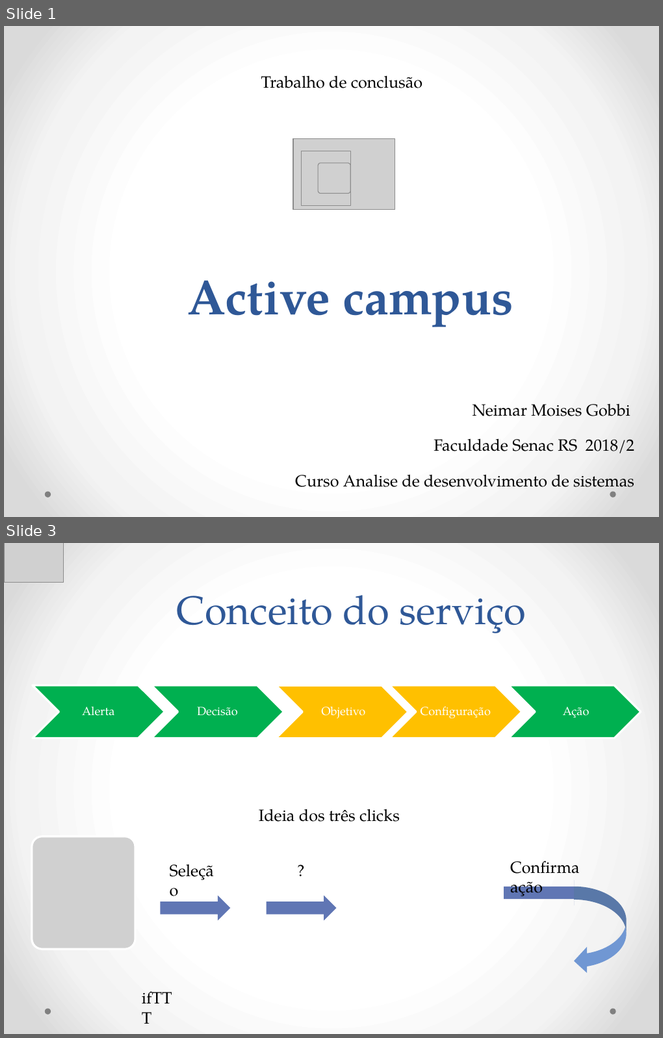
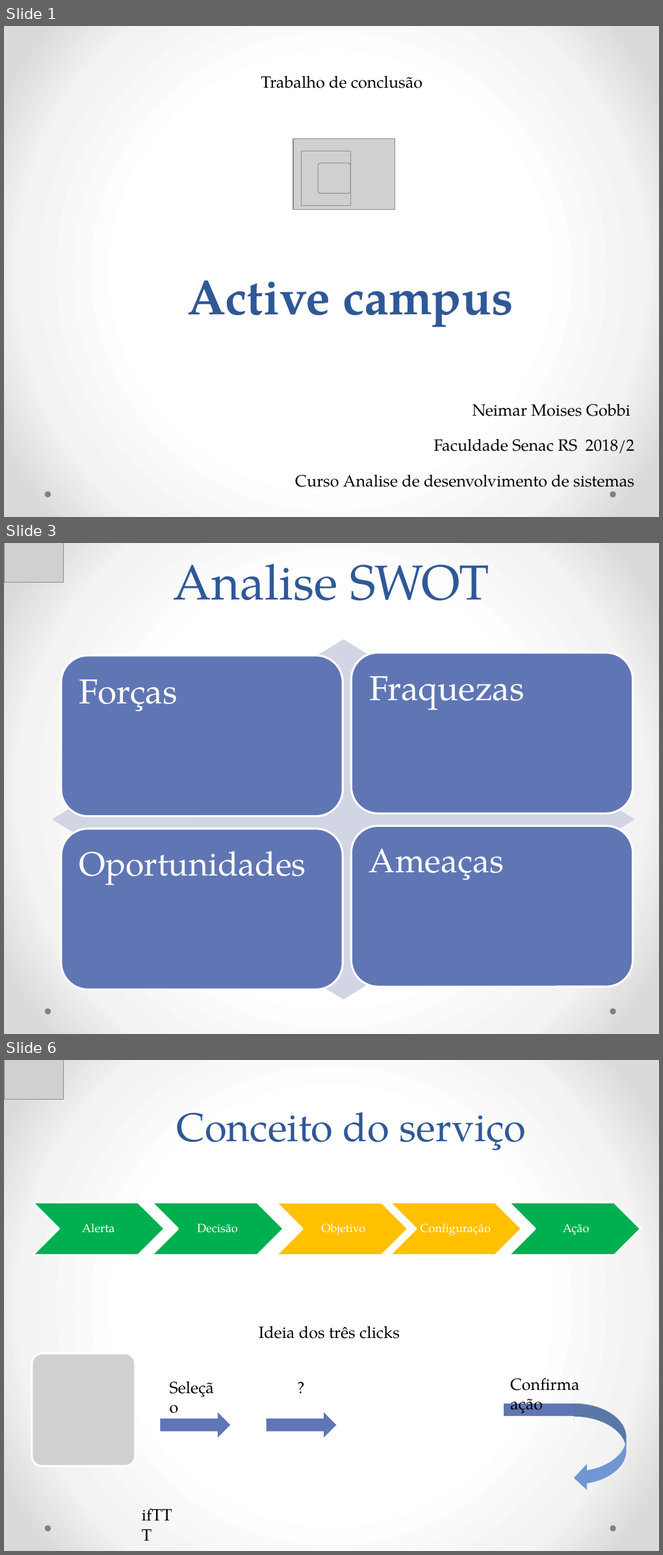
Before and after one commit to Neimarmg/TCC, a slide deck: Ppt.pptx. Shown one above the other, each under a label of ours: slides 1 and 3 before the commit, slides 1, 3 and 6 after it; the slides between them are not shown. The pictures are 663x1038 and 663x1555 pixels, drawn with LibreOffice and Linux fonts; fonts in the diff are those of the drawing; grey boxes stand for pictures. Boxes give left, top, right and bottom in pixels: in the first picture for what was removed or moved away, otherwise in the second. Text is boxed around its words. In the diff, an @@ line names an element or a change of style, - is before the commit and + after.

```diff
--- a/Ppt.pptx
+++ b/Ppt.pptx
@@ slide 3 added at [4,543,659,1034], background gradient #FFFFFF to #F4F4F4 to #DADADA; not listed: 2 template elements that a slide beside it also shows @@
@@ picture added at [4,543,64,582] @@
@@ title added at [174,564,490,601], 54 pt, text #2F5897 @@
+Analise SWOT
@@ group added at [52,639,635,1000]: 4 rounded rectangles, 4 texts, 1 diamond @@
+Forças
+Fraquezas
+Oportunidades
+Ameaças
@@ what was slide 3 is now slide 6 @@
```
Also in this commit, not shown: 19 other slides added.
